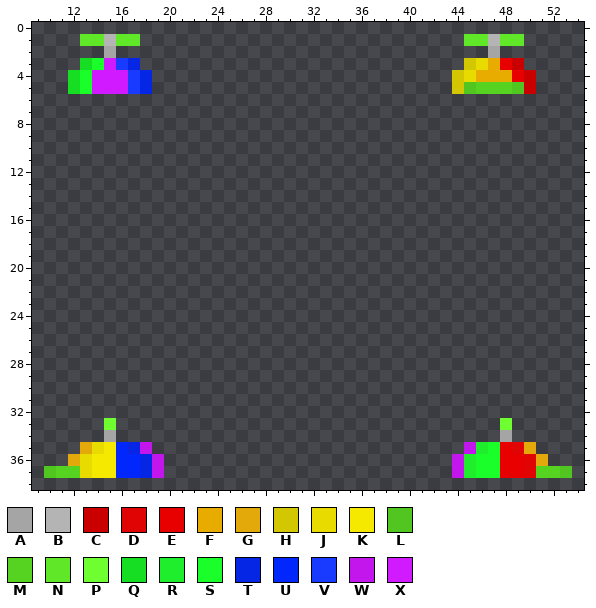
Two versions of one pixel-art sprite, Resources/Textures/_Goobstation/Clothing/Head/Hats/propeller.rsi/flipped-equipped-HELMET.png. The picture above is the old version.
The file is 64x64 pixels. Shown: x 9..54, y 0..38.
Palette (. is transparent): A #a5a5a5  B #b4b4b4  C #ca0000  D #e10404  E #e80000  F #e8ab00  G #e3a90a  H #d2c700  J #e8db00  K #f5e900  L #52c620  M #56d321  N #60e727  P #6fff31  Q #16de23  R #1fee2d  S #1aff29  T #0526e4  U #0227fd  V #193bff  W #c216ed  X #d11aff
After the commit:
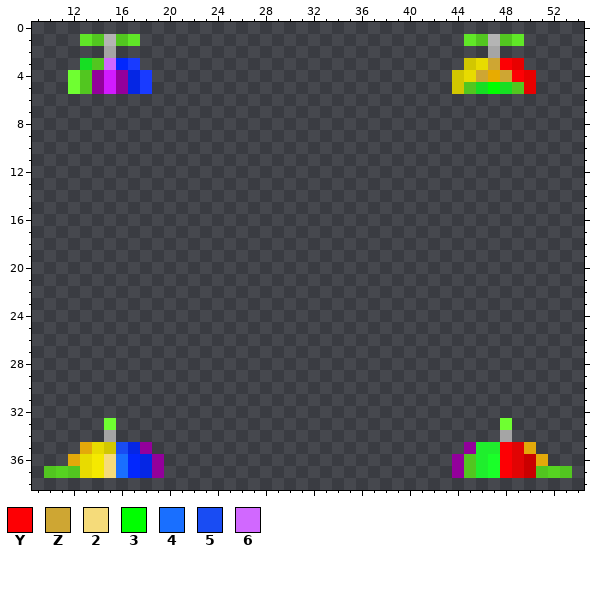
Colours new in this view: Y #fd0004  Z #cea633  2 #f5db7a  3 #00ff00  4 #196fff  5 #194cf3  6 #d168ff
Changes in this commit:
colour W: #c216ed -> #93009b
y 1: x 14 N -> L; x 16 N -> L; x 46 N -> L; x 48 N -> L
y 3: x 14..17 SXVT -> L6UV; x 47..49 FEC -> ZYE
y 4: x 12..14 QSX -> PLW; x 16..18 XVT -> WTV; x 46 F -> Z; x 48..50 FEC -> ZYE
y 5: x 12..14 QSX -> PLW; x 16..18 XVT -> WTV; x 46..48 MMM -> Q3Q; x 50 C -> E
y 35: x 15..16 KU -> H5; x 47..48 SE -> RY
y 36: x 15..16 KU -> 24; x 45..46 RS -> LR; x 48..50 EED -> YDC
y 37: x 12 M -> L; x 15..16 KU -> 24; x 45..46 RS -> LR; x 48..51 EEDM -> YDCL
